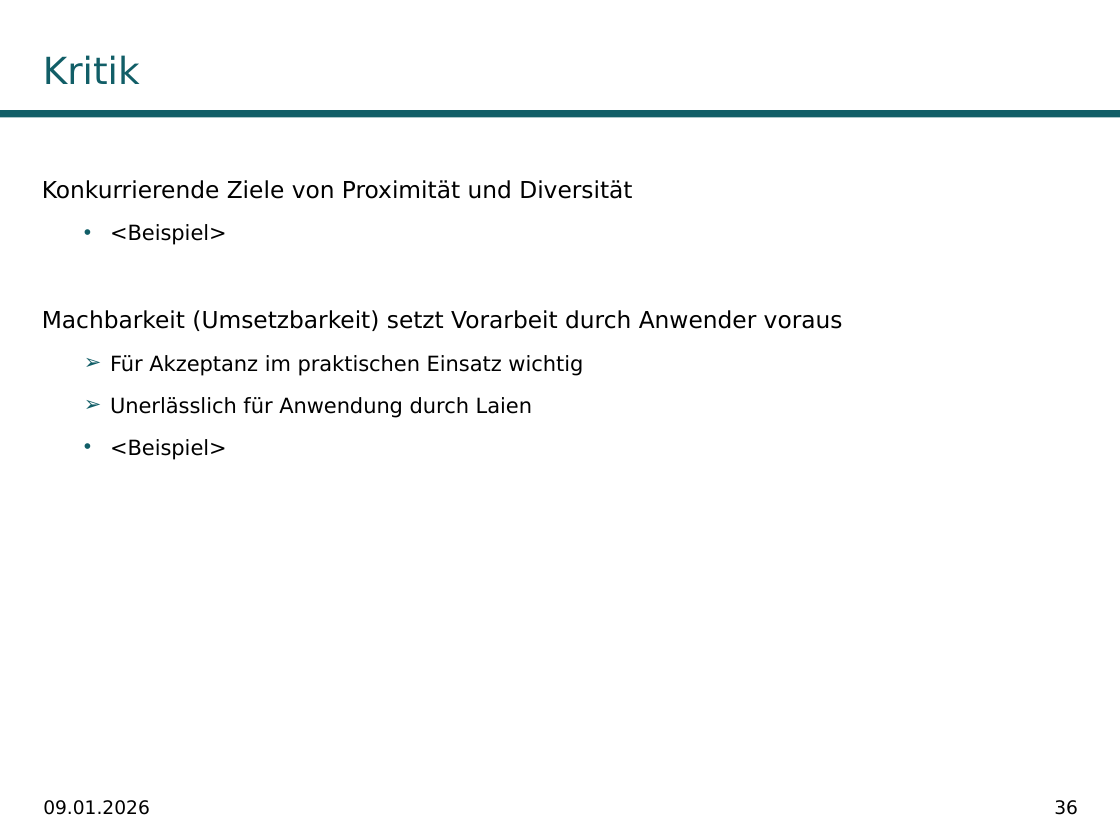
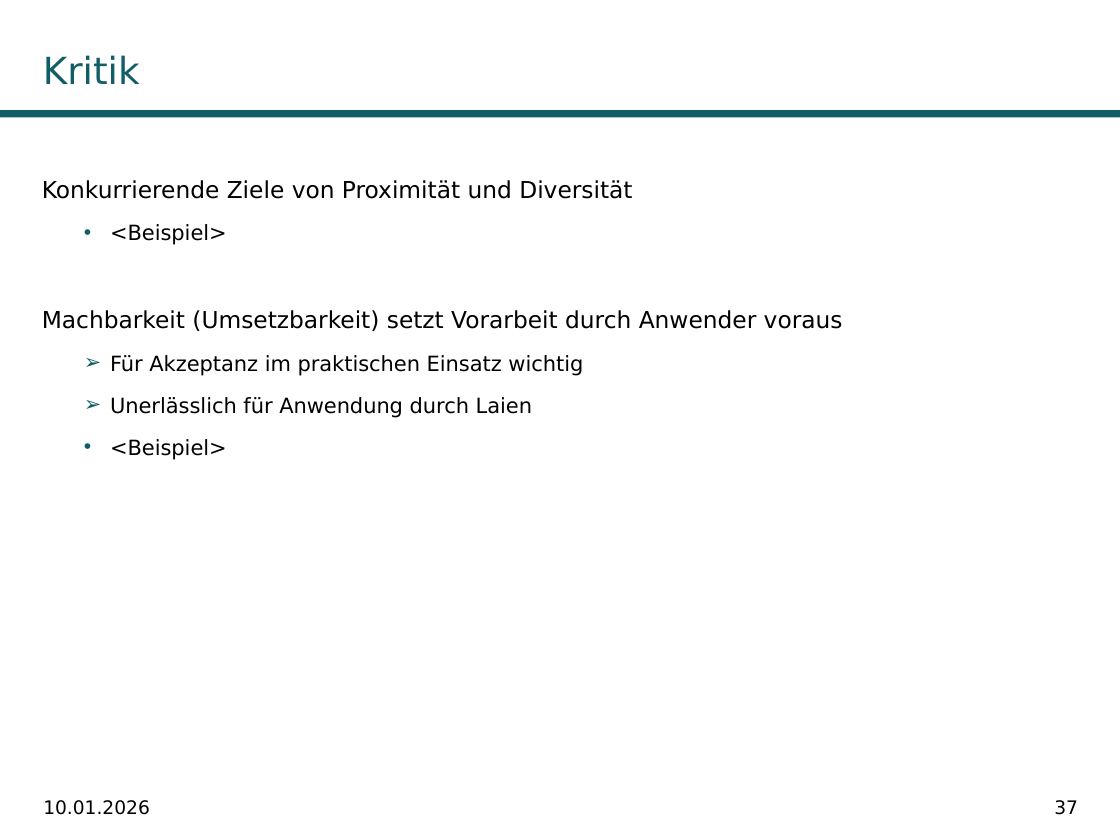
Before and after one commit to fabiw98/Seminar_DICE, a slide deck: slide 37 of Präsentation/DiCE_PowerPoint.potx (slide 36 before the commit). Drawn at 1120x840 pixels with LibreOffice and Linux fonts; fonts in the diff are those of the drawing; background and template pictures are left out. Boxes give left, top, right and bottom in pixels: in the first picture for what was removed or moved away, otherwise in the second. Text is boxed around its words. In the diff, an @@ line names an element or a change of style, - is before the commit and + after.

```diff
--- a/Präsentation/DiCE_PowerPoint.potx
+++ b/Präsentation/DiCE_PowerPoint.potx
@@ text at (43,800,150,815): text changed @@
-09.01.2026
+10.01.2026
@@ page number at (1054,800,1078,815): text changed @@
-36
+37
```
Also in this commit, not shown: 31 other slides changed, 1 slide added.
